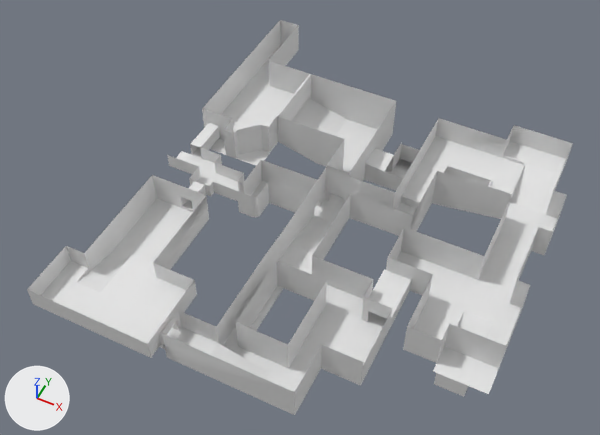
The FBX model Assets/Dust2Revamp/Art/de_dust2-ReferenceArt/Dust_Blockout.fbx: old version first, new version second.
One viewpoint serves both versions: a 50 mm camera at (0.884, -0.475, 1.283) aimed at (0.39, 0.513, 0.048). Every picture has the same lights, and +X, +Y and +Z are marked at lower left. Where no turn or scale is listed for an object, it has been applied to the vertices. Vertices at the same position are counted once.

Objects in the first picture: 'A-site floor', 'A-site ledge-walls', 'Base'.
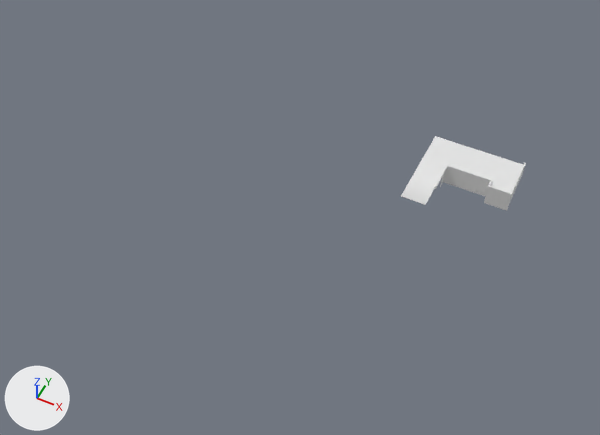
The newer file is also rescaled (x100.0) as a whole; pictures and numbers use the older file's frame.

The change, as JSON lines over the scene's bpy script:
```json
{"block": "me_plane", "where": "me_plane.from_pydata(...)  # 8 vertices, 3 faces; spans x -0.1482..-0.005, y -0.0386..0.0582, z -0.0013"}
{"block": "me_plane", "where": "# used by ob_a_site_floor; location = (0.751, 0.791, 0.058)"}
{"block": "me_plane", "where": "# verts and faces of me_plane; kept vertices keep their numbers, new ones are numbered from 8"}
{"block": "me_plane", "where": "# before: 6 (-0.1482, 0.0582, -0.0013) at pixel (458, 143), 7 (-0.1482, -0.0199, -0.0013) at pixel (446, 166)"}
{"block": "me_plane", "change": "me_plane part 1"}
{"op": "add", "block": "me_plane", "code": "verts[8] = (-0.2016, 0.0582, -0.0013)  # pixel (435, 136)"}
{"op": "add", "block": "me_plane", "code": "verts[9] = (-0.2016, -0.0199, -0.0013)  # pixel (422, 158)"}
{"op": "add", "block": "me_plane", "code": "verts[10] = (-0.1482, -0.1416, -0.0013)  # pixel (425, 204)"}
{"op": "add", "block": "me_plane", "code": "verts[11] = (-0.2016, -0.1416, -0.0013)  # pixel (400, 196)"}
{"op": "add", "block": "me_plane", "code": "faces += [(6, 8, 9, 7), (7, 9, 11, 10)]"}
{"op": "remove", "block": "ob_base", "code": ["ob_base = bpy.data.objects.new('Base', me_cube)", "ob_base.location = (0.739, 0.759, 0.066)"]}
```

Where the change shows, as pixel boxes (x1, y1, x2, y2) in the pictures (600 x 435 px):
```json
{"object": "Base", "change": "deleted", "before": [27, 20, 573, 415]}
{"part": 1, "of": "me_plane", "change": "added", "after": [401, 136, 458, 205]}
{"object": "A-site ledge-walls", "change": "unchanged, uncovered by the edit", "before": [434, 163, 526, 198], "after": [434, 163, 526, 211]}
```
